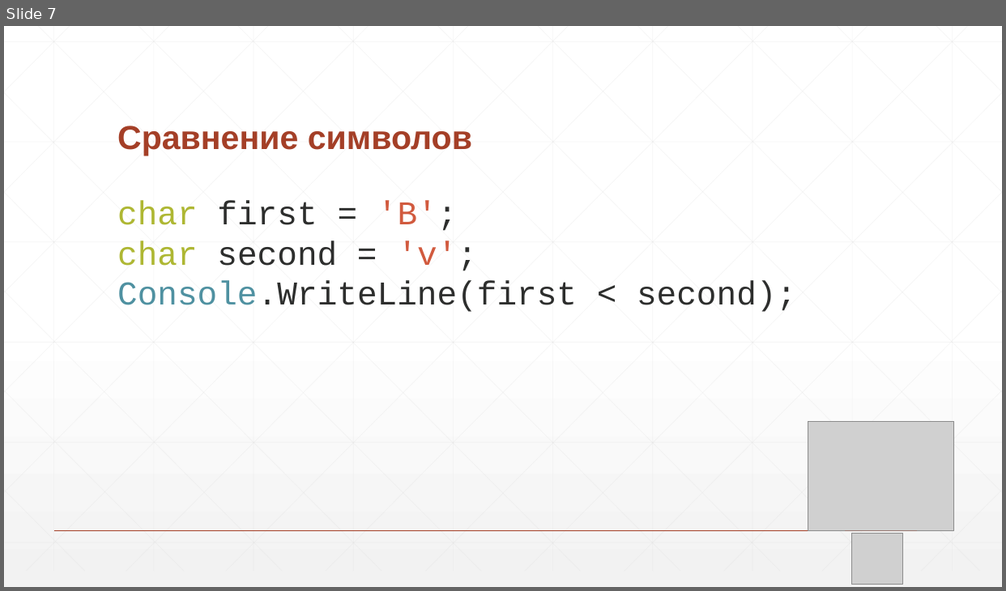
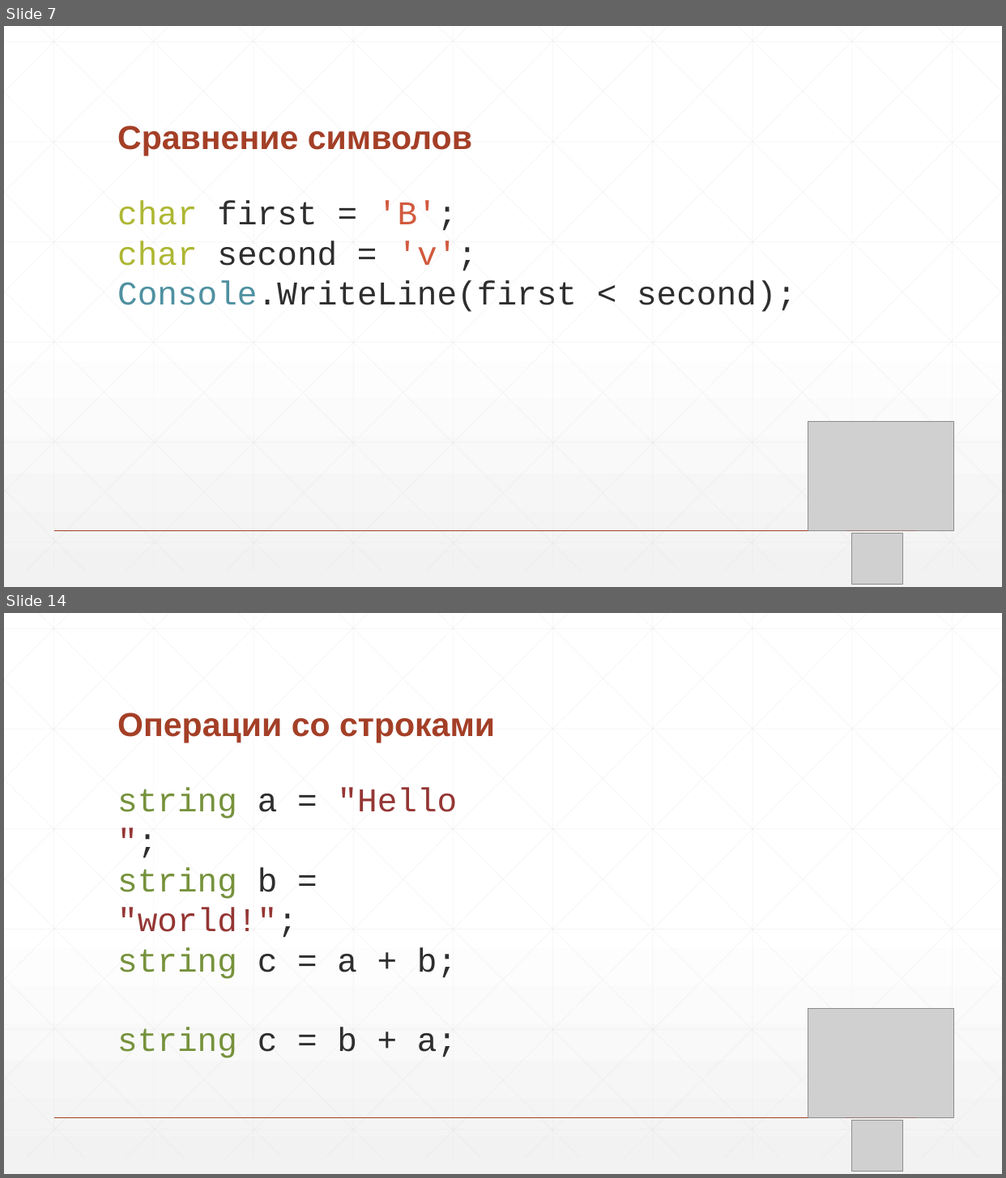
Before and after one commit to nVinz/CSharp-Course, a slide deck: 5 - Строки и символы.pptx. Shown one above the other, each under a label of ours: slide 7 before the commit, slides 7 and 14 after it; the slides between them are not shown. The pictures are 1006x591 and 1006x1178 pixels, drawn with LibreOffice and Linux fonts; fonts in the diff are those of the drawing; grey boxes stand for pictures. Boxes give left, top, right and bottom in pixels: in the first picture for what was removed or moved away, otherwise in the second. Text is boxed around its words. In the diff, an @@ line names an element or a change of style, - is before the commit and + after.

```diff
--- a/5 - Строки и символы.pptx
+++ b/5 - Строки и символы.pptx
@@ slide 14 added at bbox=[4, 613, 1002, 1174], background gradient #FFFFFF to #F2F2F2; not listed: 47 template elements that a slide beside it also shows @@
@@ title added at bbox=[117, 713, 495, 743], 32 pt, text #A43F27, bold @@
+Операции со строками
@@ text added at bbox=[117, 788, 458, 1059], 32 pt, text #76923C @@
+string a = "Hello ";
+string b = "world!";
+string c = a + b;
+string c = b + a;
@@ picture added at bbox=[808, 1009, 953, 1118] @@
@@ picture added at bbox=[851, 1121, 902, 1171] @@
```
Also in this commit, not shown: 24 other slides added, 27 slides removed, 3 other files.
